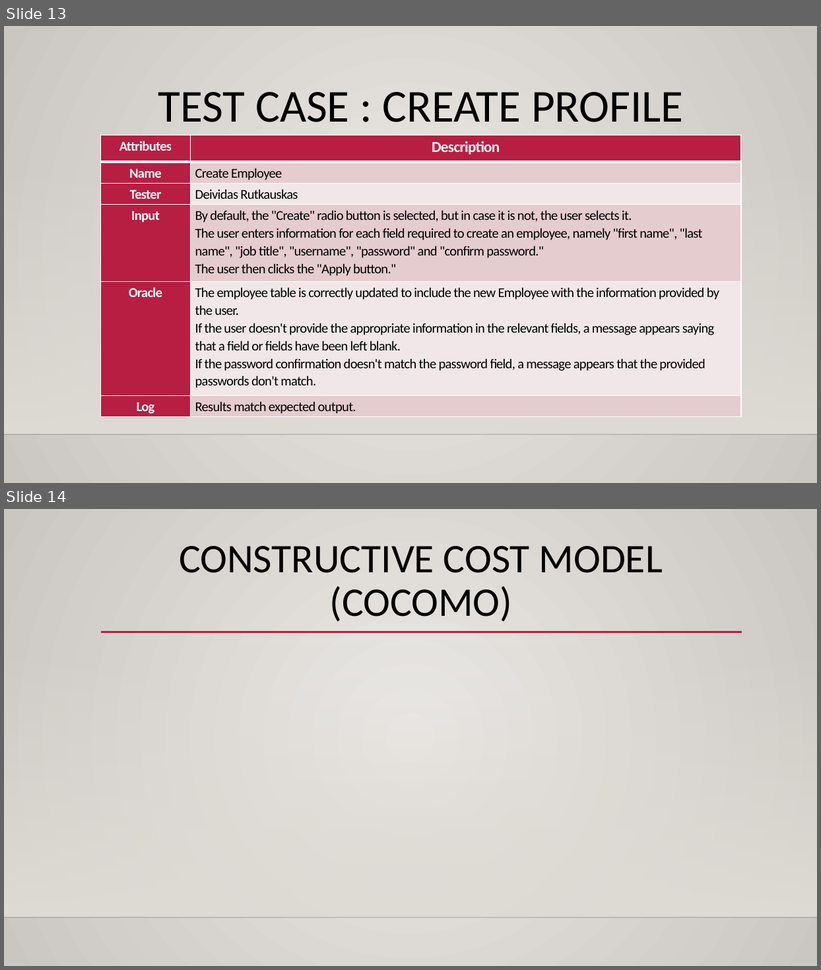
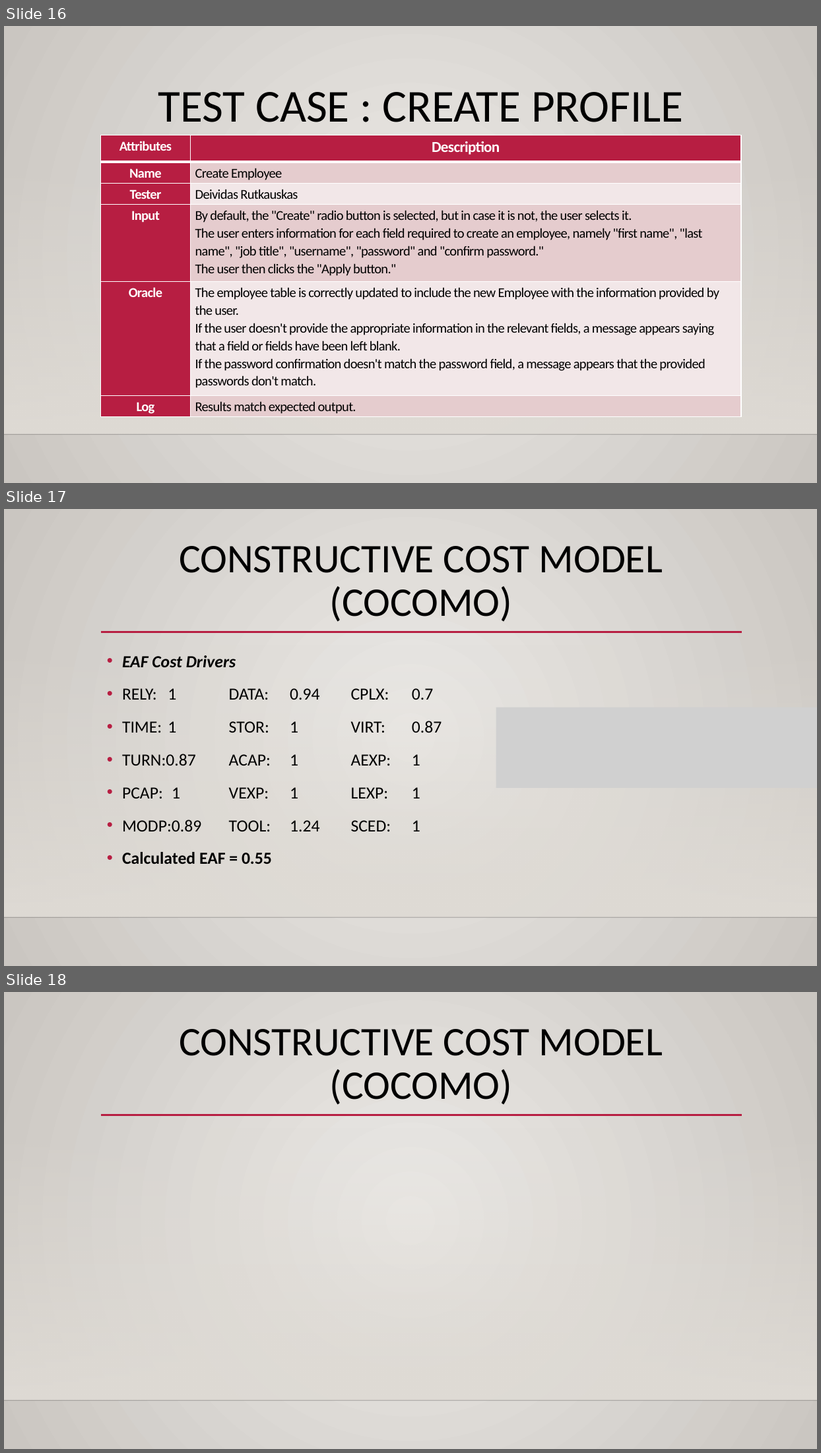
Before and after one commit to FergK/PhoenixHotel, a slide deck: TeamPhoenixPitchDeck.pptx. Shown one above the other, each under a label of ours: slides 13 and 14 before the commit, slides 16, 17 and 18 after it. The pictures are 821x970 and 821x1453 pixels, drawn with LibreOffice and Linux fonts; fonts in the diff are those of the drawing; grey boxes stand for pictures; background and template pictures are left out. Boxes give left, top, right and bottom in pixels: in the first picture for what was removed or moved away, otherwise in the second. Text is boxed around its words. In the diff, an @@ line names an element or a change of style, - is before the commit and + after.

```diff
--- a/TeamPhoenixPitchDeck.pptx
+++ b/TeamPhoenixPitchDeck.pptx
@@ slide 17 added at (4, 509, 817, 966), background gradient #ECEAE7 to #CAC7C1; not listed: 3 template elements that a slide beside it also shows @@
@@ title added at (179, 546, 663, 622), 48 pt, text #000000 @@
+CONSTRUCTIVE COST MODEL (COCOMO)
@@ text added at (122, 656, 442, 864), 20 pt, text #000000 @@
+• EAF Cost Drivers
+• RELY: 1 DATA: 0.94 CPLX: 0.7
+• TIME: 1 STOR: 1 VIRT: 0.87
+• TURN:0.87 ACAP: 1 AEXP: 1
+• PCAP: 1 VEXP: 1 LEXP: 1
+• MODP:0.89 TOOL: 1.24 SCED: 1
+• Calculated EAF = 0.55
@@ picture added at (496, 707, 817, 788) @@
@@ what was slide 13 is now slide 16 @@
@@ what was slide 14 is now slide 18 @@
```
Also in this commit, not shown: 8 slides changed, 3 other slides added.
